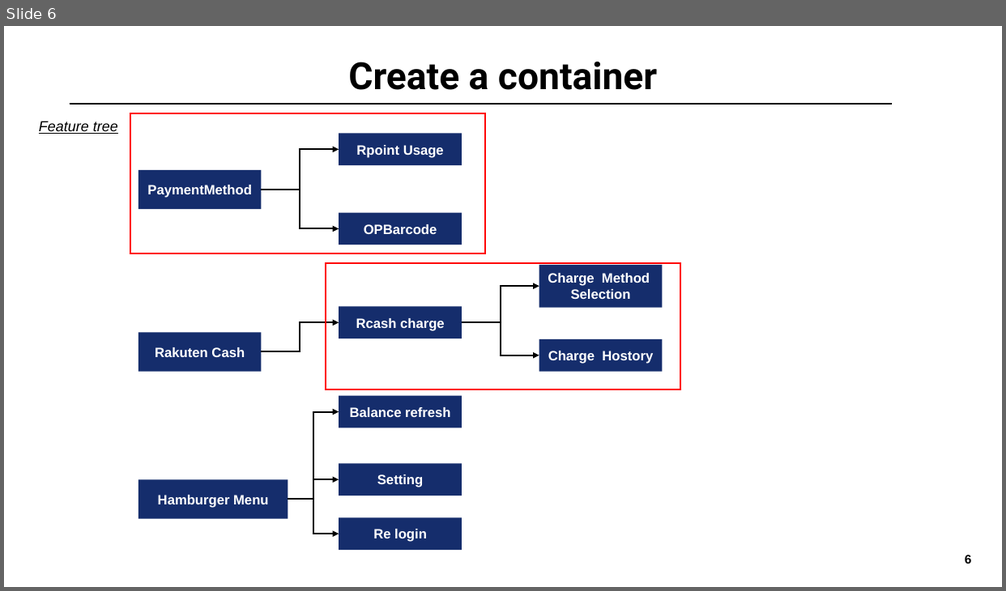
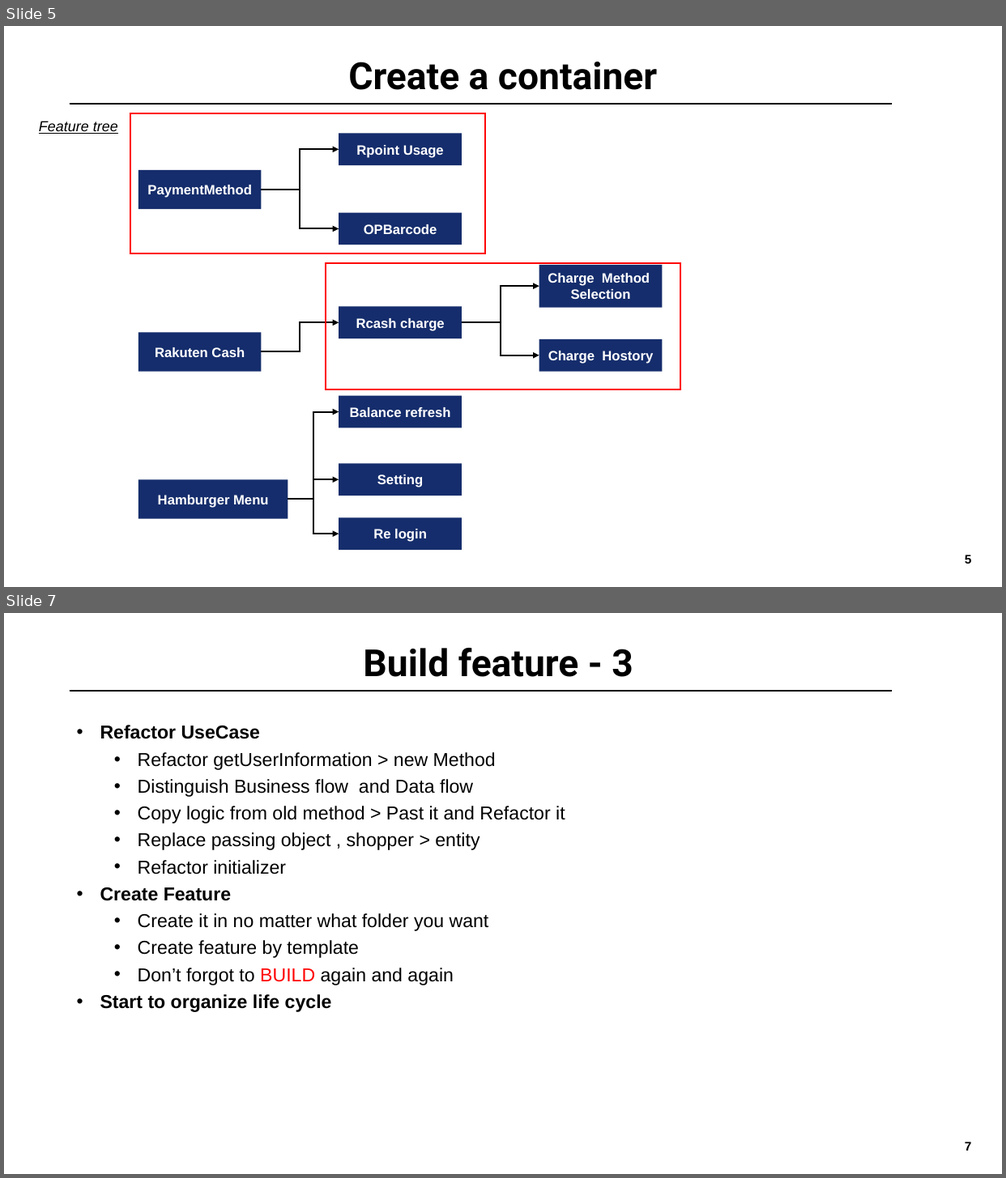
Before and after one commit to ck2shine/MVVMC-Sample, a slide deck: MVVM-Clean-Migration/Guidence.pptx. Shown one above the other, each under a label of ours: slide 6 before the commit, slides 5 and 7 after it; the slides between them are not shown. The pictures are 1006x591 and 1006x1178 pixels, drawn with LibreOffice and Linux fonts; fonts in the diff are those of the drawing; background and template pictures are left out. Boxes give left, top, right and bottom in pixels: in the first picture for what was removed or moved away, otherwise in the second. Text is boxed around its words. In the diff, an @@ line names an element or a change of style, - is before the commit and + after.

```diff
--- a/MVVM-Clean-Migration/Guidence.pptx
+++ b/MVVM-Clean-Migration/Guidence.pptx
@@ slide 7 added at <box>4,613,1002,1174</box>, background #FFFFFF; not listed: 1 template element that a slide beside it also shows @@
@@ title added at <box>363,648,633,677</box>, 36 pt, text #000000, bold @@
+Build feature - 3
@@ line added from (69, 691) to (892, 691), #000000 1 pt @@
@@ text added at <box>100,725,565,1012</box>, 18 pt, text #000000 @@
+• Refactor UseCase
+  • Refactor getUserInformation > new Method
+  • Distinguish Business flow and Data flow
+  • Copy logic from old method > Past it and Refactor it
+  • Replace passing object , shopper > entity
+  • Refactor initializer
+• Create Feature
+  • Create it in no matter what folder you want
+  • Create feature by template
+  • Don’t forgot to BUILD again and again
+• Start to organize life cycle
@@ what was slide 6 is now slide 5 @@
```
Also in this commit, not shown: 8 other slides added.
